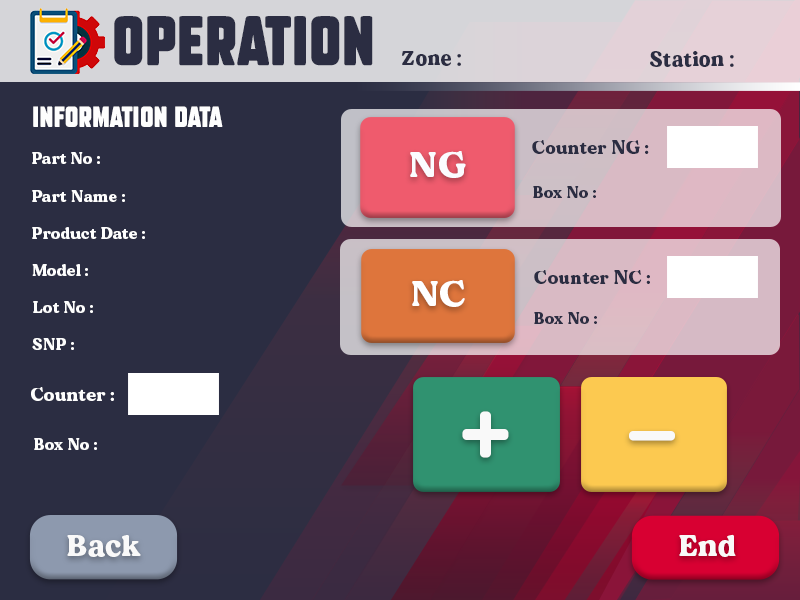
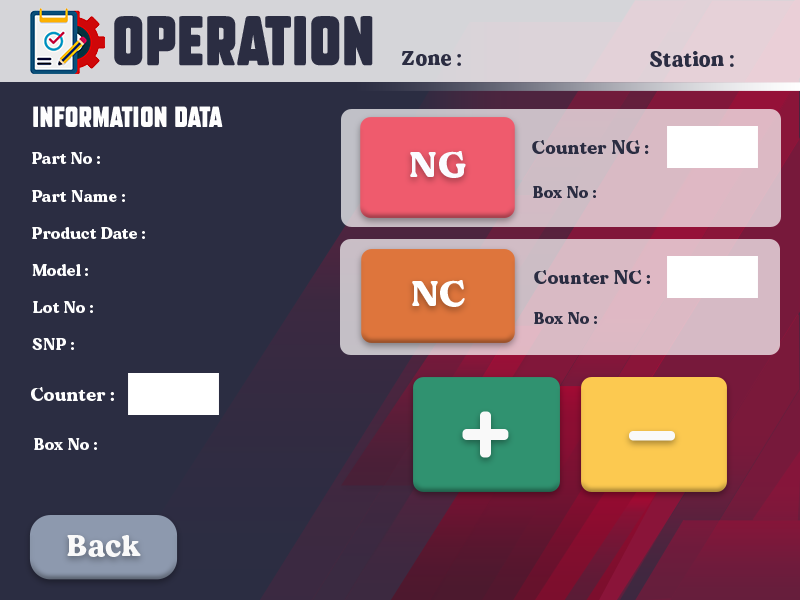
Before/after of a 800 x 600 layered artwork. What changed in the layer stack:
hid "End" over [left=679, top=534, right=736, bottom=557]
hid "Rectangle 2" (2nd of 3), painted on it over [left=631, top=515, right=780, bottom=580]
painted on "Rectangle 9" (1st of 2) over [left=581, top=377, right=727, bottom=492]
painted on "Rectangle 9" (2nd of 2) over [left=413, top=377, right=560, bottom=492]
painted on "Rectangle 8" over [left=361, top=249, right=515, bottom=343]
painted on "Rectangle 5" over [left=363, top=117, right=515, bottom=218]
painted on "Rectangle 6" over [left=340, top=239, right=658, bottom=355]
painted on "Rectangle 4" over [left=345, top=109, right=649, bottom=227]
painted on "Rectangle 2" (3rd of 3) over [left=30, top=515, right=178, bottom=579]
